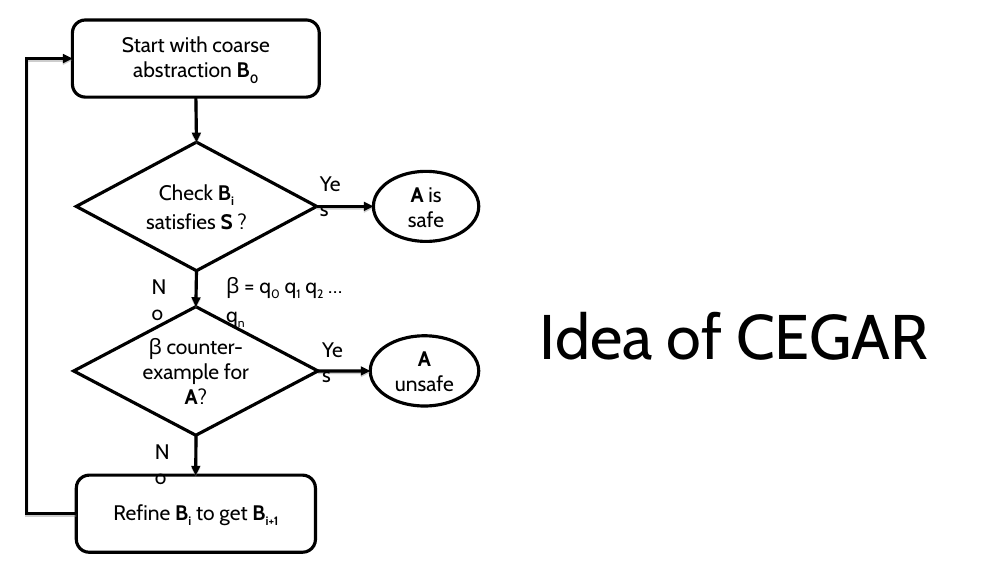
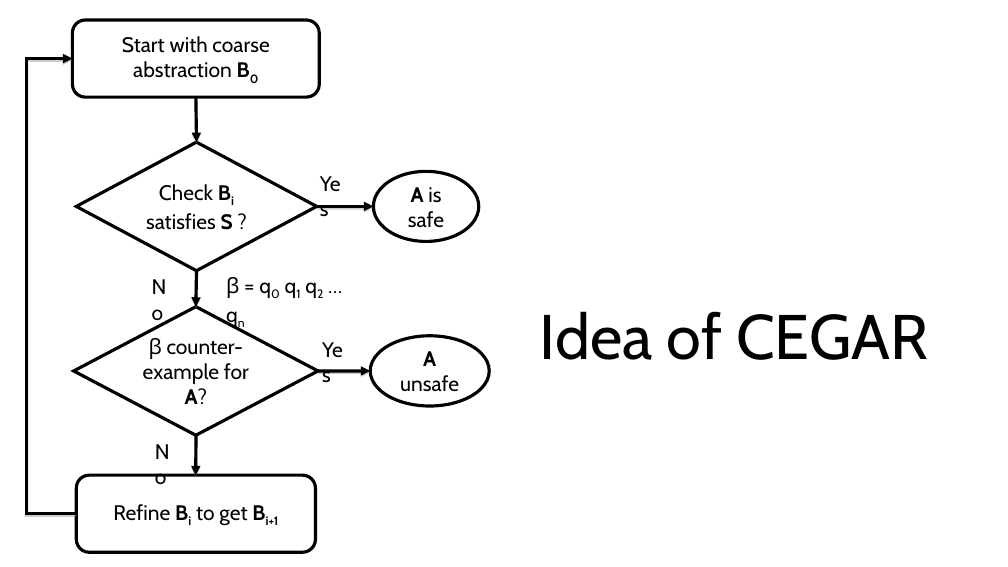
Before and after one commit to sayanmitracode/cpsbooksite, a slide deck: slide 8 of Slides/2025/L18_Abstractions_cegar.pptx. Drawn at 1008x567 pixels with LibreOffice and Linux fonts; fonts in the diff are those of the drawing. Boxes give left, top, right and bottom in pixels: in the first picture for what was removed or moved away, otherwise in the second. Text is boxed around its words. In the diff, an @@ line names an element or a change of style, - is before the commit and + after.

Commit message:
L19

```diff
--- a/Slides/2025/L18_Abstractions_cegar.pptx
+++ b/Slides/2025/L18_Abstractions_cegar.pptx
@@ ellipse "A unsafe": place and size @@
-ellipse "A unsafe" at (371, 336, 479, 406)
+ellipse "A unsafe" at (371, 336, 489, 406)
```
Also in this commit, not shown: 1 slide added.
